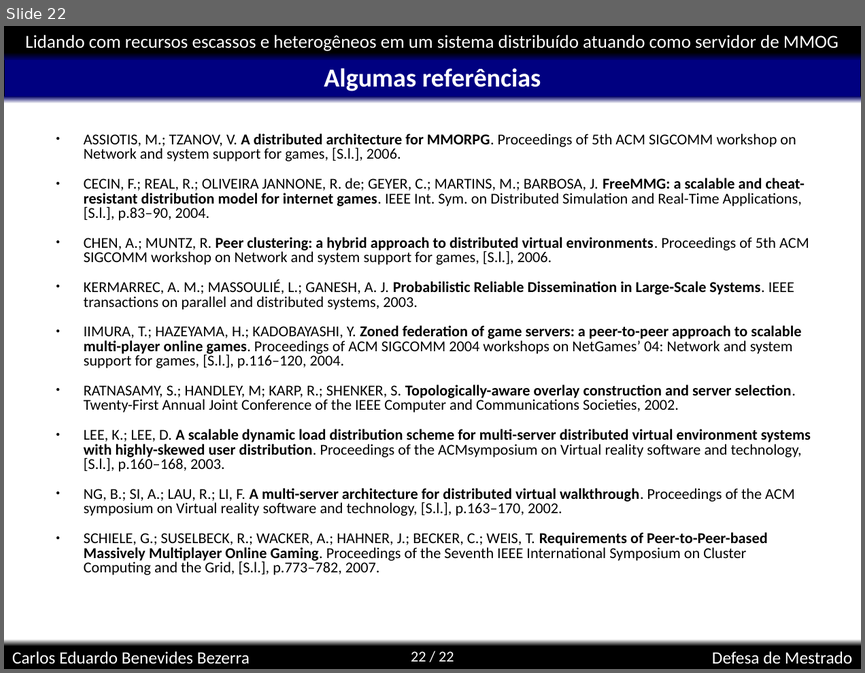
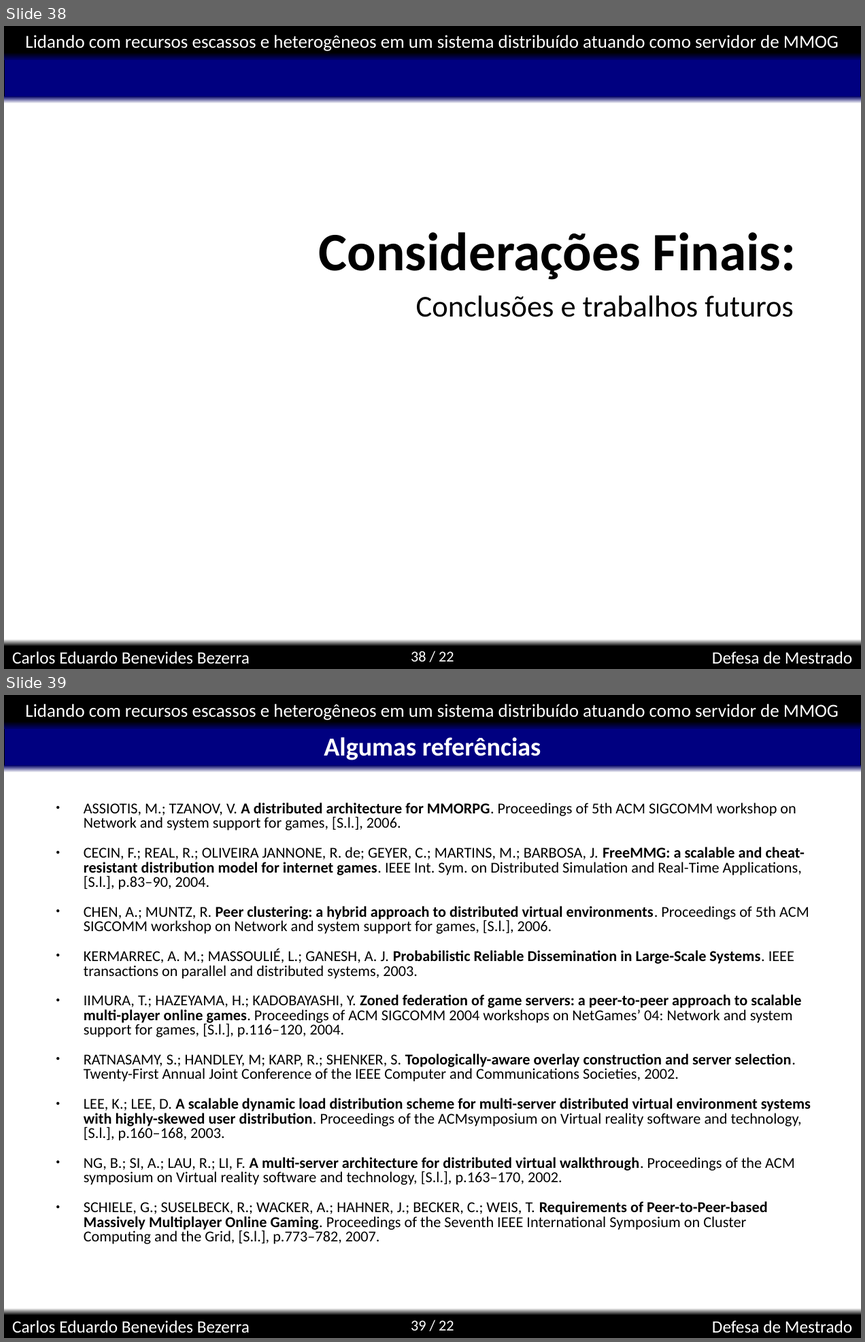
Before and after one commit to kdubezerra/kdubezerra, a slide deck: textos/dissertation/Diss_Defesa.ppt. Shown one above the other, each under a label of ours: slide 22 before the commit, slides 38 and 39 after it. The pictures are 865x673 and 865x1342 pixels, drawn with LibreOffice and Linux fonts; fonts in the diff are those of the drawing; background and template pictures are left out. Boxes give left, top, right and bottom in pixels: in the first picture for what was removed or moved away, otherwise in the second. Text is boxed around its words. In the diff, an @@ line names an element or a change of style, - is before the commit and + after.

```diff
--- a/textos/dissertation/Diss_Defesa.ppt
+++ b/textos/dissertation/Diss_Defesa.ppt
@@ slide 38 added at (4, 26, 861, 669), background #FFFFFF; not listed: 8 template elements that a slide beside it also shows @@
@@ title added at (319, 232, 796, 280), 50 pt, text #000000, bold @@
+Considerações Finais:
@@ subtitle added at (416, 295, 793, 317), 28 pt, text #000000 @@
+Conclusões e trabalhos futuros
@@ what was slide 22 is now slide 39 @@
@@ page number at (411, 1320, 454, 1330): text changed @@
-22 / 22
+39 / 22
```
Also in this commit, not shown: 5 slides changed, 23 other slides added, 7 slides removed, 19 other files.
